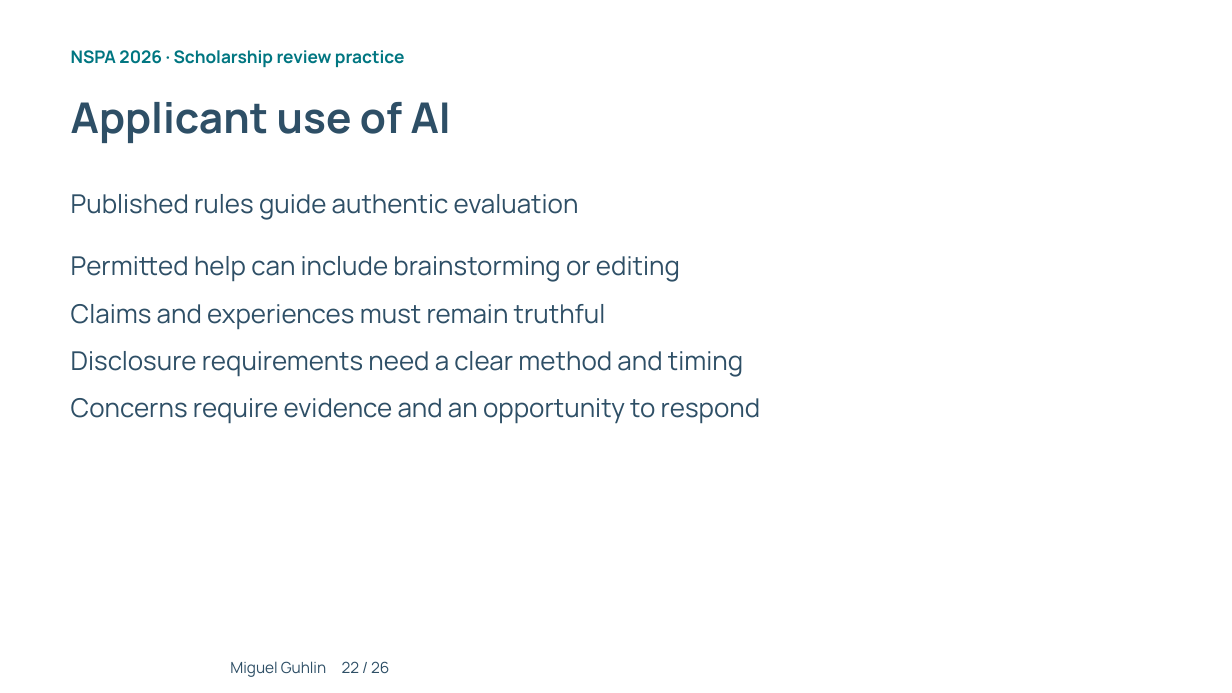
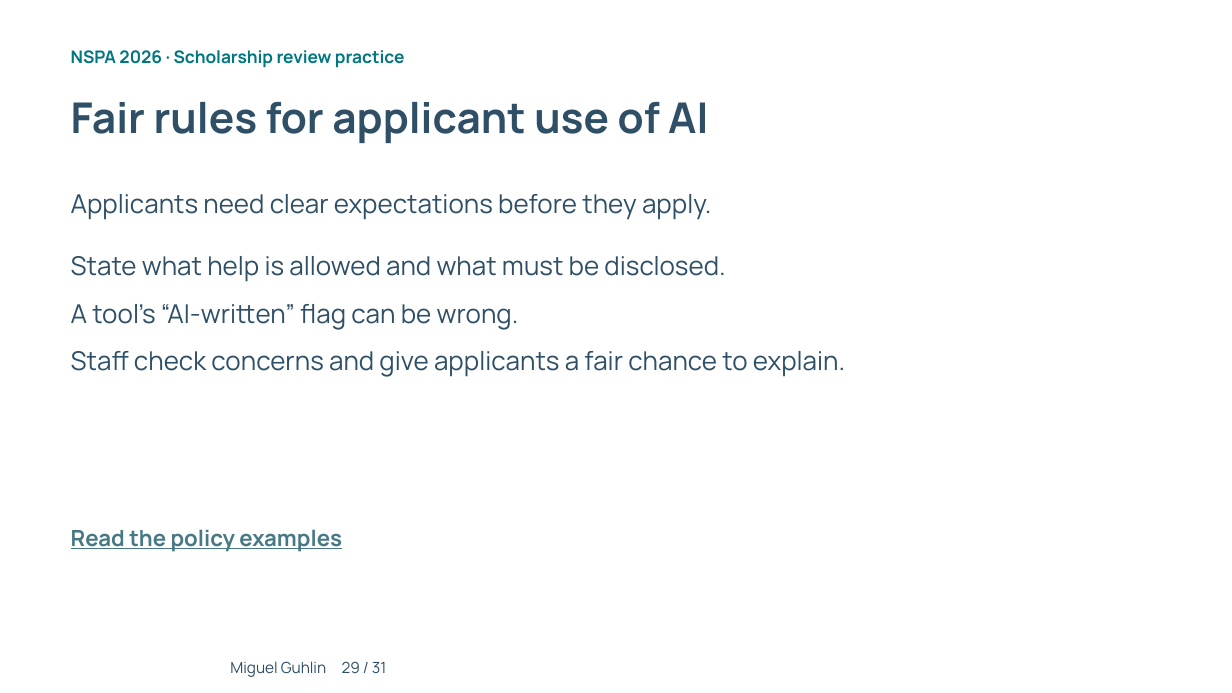
Before and after one commit to mguhlin/nspa, a slide deck: slide 29 of 2026/p/slides/ai-prompting-scholarship-review.pptx (slide 22 before the commit). Drawn at 1232x693 pixels with LibreOffice and Linux fonts; fonts in the diff are those of the drawing; background and template pictures are left out. Boxes give left, top, right and bottom in pixels: in the first picture for what was removed or moved away, otherwise in the second. Text is boxed around its words. In the diff, an @@ line names an element or a change of style, - is before the commit and + after.

```diff
--- a/2026/p/slides/ai-prompting-scholarship-review.pptx
+++ b/2026/p/slides/ai-prompting-scholarship-review.pptx
@@ text at bbox=[71, 102, 708, 143]: text changed @@
-Applicant use of AI
+Fair rules for applicant use of AI
@@ text at bbox=[71, 194, 711, 220]: text changed @@
-Published rules guide authentic evaluation
+Applicants need clear expectations before they apply.
@@ text at bbox=[71, 256, 725, 282]: text changed @@
-Permitted help can include brainstorming or editing
+State what help is allowed and what must be disclosed.
@@ text at bbox=[71, 304, 519, 329]: text changed @@
-Claims and experiences must remain truthful
+A tool’s “AI-written” flag can be wrong.
@@ text at bbox=[71, 351, 845, 377]: text changed @@
-Disclosure requirements need a clear method and timing
+Staff check concerns and give applicants a fair chance to explain.
@@ text at bbox=[71, 529, 342, 552]: text changed; size 20.2 to 17.2 pt; text colour #2E4F66 to #467886; bold on @@
-Concerns require evidence and an opportunity to respond
+Read the policy examples
@@ text at bbox=[230, 661, 387, 677]: text changed @@
-Miguel Guhlin 22 / 26
+Miguel Guhlin 29 / 31
```
Also in this commit, not shown: 8 other slides changed, 22 slides added, 17 slides removed, 33 other files.
